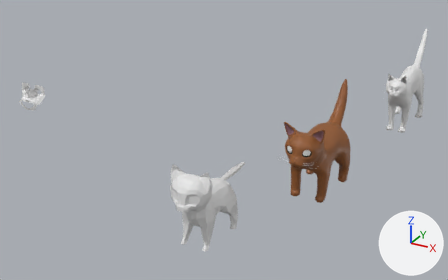
Two versions of the Blender file Cat.blend, one commit apart.
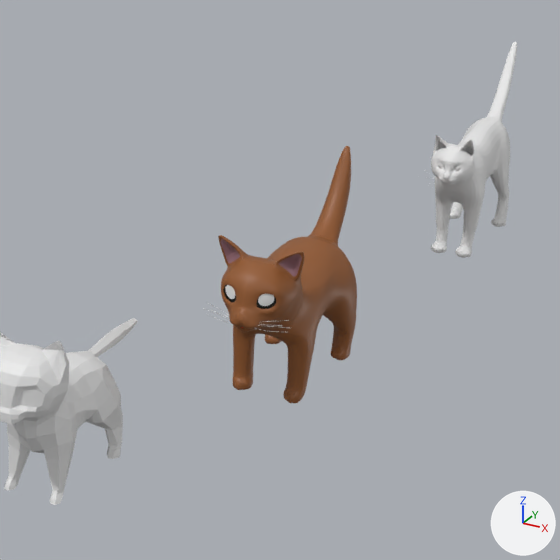
There are two pictures of each version: one whole from a 50 mm lens placed at (20.6, -70.9, 33.5), pointed at (-11.3, -12.9, 4.5), one close up on the part from 40% to 100% of the width and 3% to 99% of the height. The axes (+X, +Y, +Z) are drawn at lower right. The lights are the same throughout.

The first close-up shows 'BezierCurve.001', 'Eyes', 'Plane.001', 'cat', 'husa'.
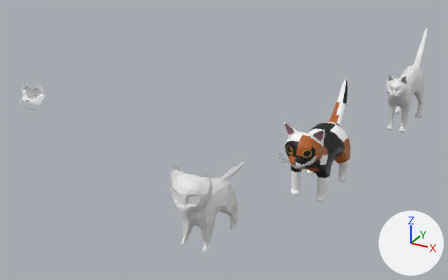
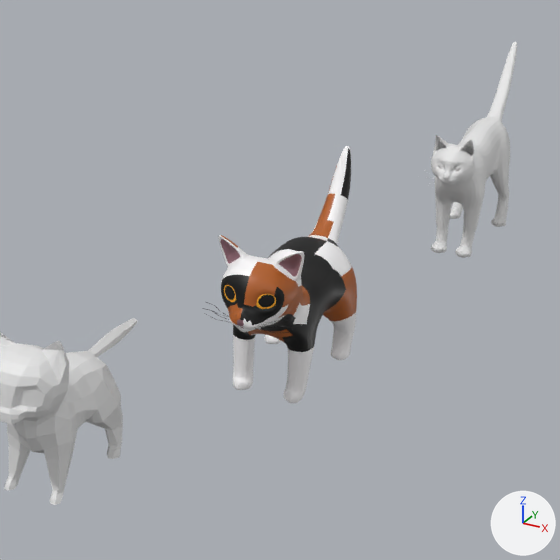
Pixel boxes [x1, y1, x2, y2] of what changed, in the close-ups (560 x 560 px):
'Plane.001', recoloured
    both: [218, 146, 357, 403]
'Eyes', recoloured
    both: [223, 285, 276, 309]
'BezierCurve.001', recoloured, moved
    before: [203, 303, 289, 332]
    after: [203, 302, 293, 333]
part 1 of me_plane_003, recoloured (brown to black)
    both: [221, 237, 346, 352]
part 2 of me_plane_003, recoloured (brown to black)
    both: [341, 148, 351, 199]
part 3 of me_plane_003, recoloured
    both: [220, 235, 357, 342]
part 4 of me_plane_003, recoloured (brown to orange)
    both: [309, 166, 337, 238]

The change in detail:
Material 'Material.002' (mat_material_002) changes colour from white #e7e7e7 to black #000000; in linear values from (0.8, 0.8, 0.8) to (0.0, 0.0, 0.0).
Material 'Material.003' (mat_material_003) changes colour from brown #94592d to white #fffeff; in linear values from (0.296, 0.101, 0.0259) to (1.0, 0.987, 1.0).
Material 'Material.007' (mat_material_007) is new.
Its base color is (0.448, 0.114, 0.0158) (orange #b35f22).
me_plane_003 has 849 vertices, 846 faces and spans x -2.8..2.8, y 0.4..15.9, z -7.8..3.3.
me_plane_003 is used by ob_plane_001; location (-0.86, -17.39, 7.24).
me_plane_003 part 1: 142 of the faces centred in x -2.7..2.3, y 0.5..12.0, z -4.5..0.8 switch from mat_material_003 (brown #945a2d) to mat_material_002 (black #000000).
me_plane_003 part 2: 13 of the faces centred in x -0.3..0.5, y 14.8..15.8, z 0.9..2.7 switch from mat_material_003 (brown #945a2d) to mat_material_002 (black #000000).
me_plane_003 part 3: 144 of the faces centred in x -2.7..2.7, y 0.5..12.2, z -5.6..1.8 switch from mat_material_003 (brown #945a2d) to mat_material_007 (brown #b25f22).
me_plane_003 part 4: 11 of the faces centred in x -0.7..0.2, y 12.5..15.4, z -1.1..1.3 switch from mat_material_003 (brown #945a2d) to mat_material_007 (brown #b25f22).
me_plane_003 no longer uses material mat_material_006 (red #e74126).
Object 'BezierCurve.001' (ob_beziercurve_001) moves from (-2.08, -16.42, 5.82) to (-2.17, -16.42, 5.82).
